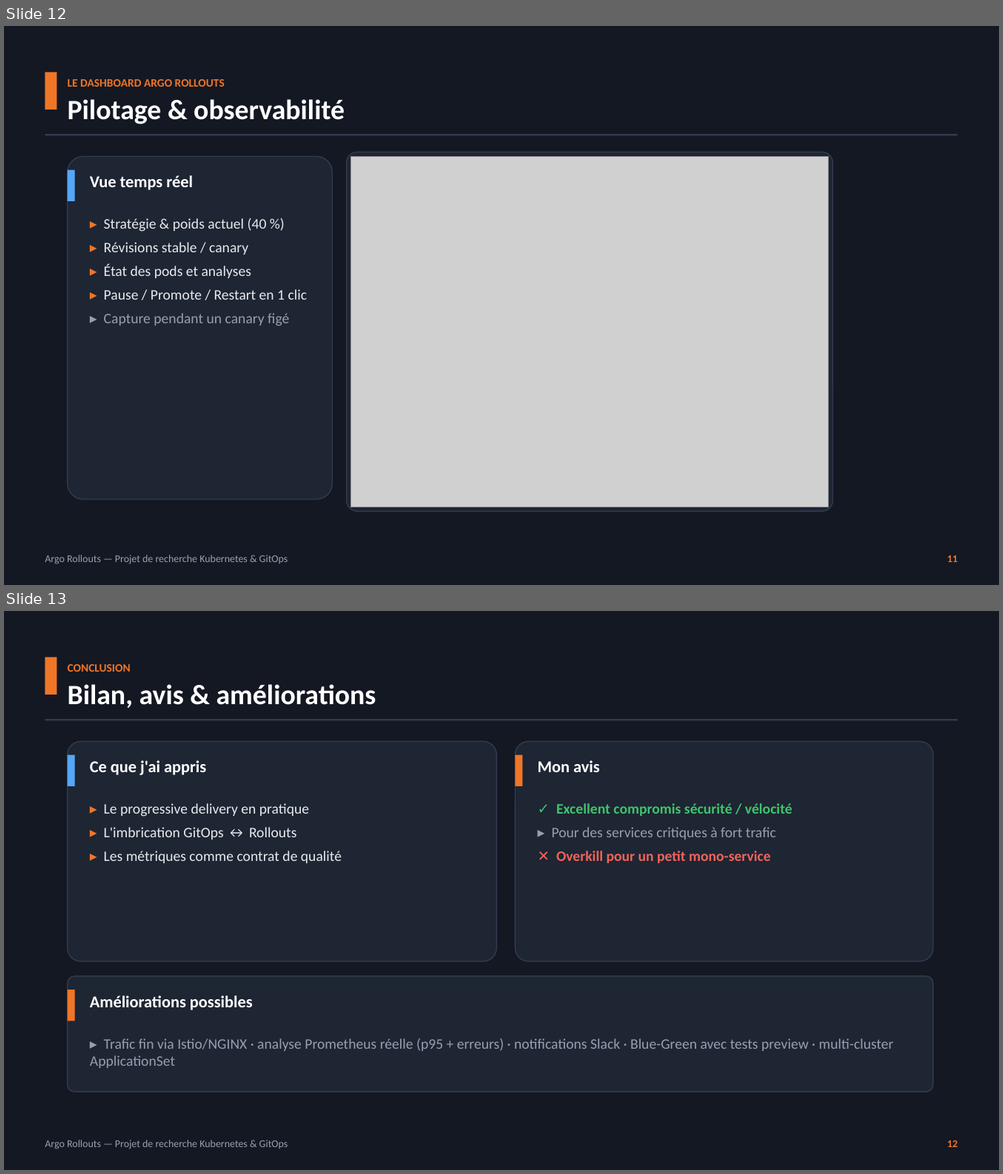
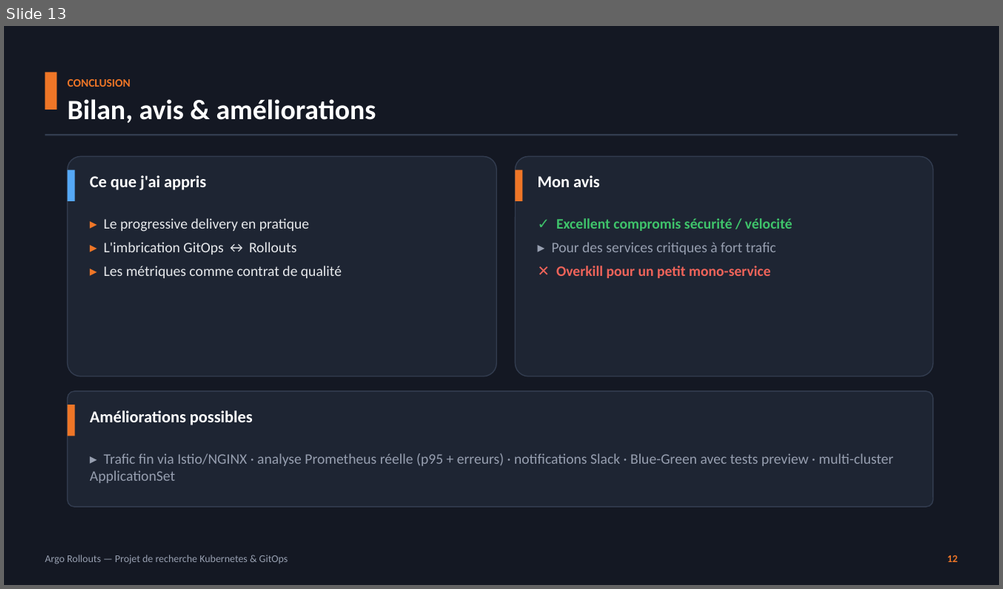
Before and after one commit to Louis-JB/argo-rollouts-demo, a slide deck: slides/argo-rollouts.pptx. Shown one above the other, each under a label of ours: slides 12 and 13 before the commit, slide 13 after it. The pictures are 1003x1174 and 1003x589 pixels, drawn with LibreOffice and Linux fonts; fonts in the diff are those of the drawing; grey boxes stand for pictures. Boxes give left, top, right and bottom in pixels: in the first picture for what was removed or moved away, otherwise in the second. Text is boxed around its words. In the diff, an @@ line names an element or a change of style, - is before the commit and + after.

Commit message:
Diapo auto-explicatif : vrais screenshots dashboard + contexte + conclusion
- Démos 1 & 2 : vraies captures du dashboard Argo Rollouts (vue détaillée)
  canary sain (analyse verte) / rollback (Degraded, analyse rouge) + légendes
- Nouvelle slide 'Pourquoi ce sujet ?' (contexte, motivation, démarche)
- Conclusion redirigeant vers le dépôt (suppression slide Questions)
- Nettoyage des images terminal devenues inutilisées (14 slides)

```diff
--- a/slides/argo-rollouts.pptx
+++ b/slides/argo-rollouts.pptx
@@ slide 12 removed at (4,26,999,585), background #141823 @@
@@ rectangle removed at (45,73,57,110) @@
@@ text removed at (68,79,344,124) @@
-LE DASHBOARD ARGO ROLLOUTS
-Pilotage & observabilité
@@ rectangle removed at (45,134,958,136) @@
@@ rounded rectangle removed at (68,156,333,500) @@
@@ rounded rectangle removed at (347,152,833,511) @@
@@ picture removed at (351,156,828,507) @@
@@ rectangle removed at (68,170,75,201) @@
@@ text removed at (90,175,193,190) @@
-Vue temps réel
@@ text removed at (104,218,307,326) @@
-▸ Stratégie & poids actuel (40 %)
-▸ Révisions stable / canary
-▸ État des pods et analyses
-▸ Pause / Promote / Restart en 1 clic
-▸ Capture pendant un canary figé
@@ text removed at (45,555,288,565) @@
-Argo Rollouts — Projet de recherche Kubernetes & GitOps
@@ text removed at (947,556,957,562) @@
-11
```
Also in this commit, not shown: 10 slides changed, 1 slide added, 8 other files.
